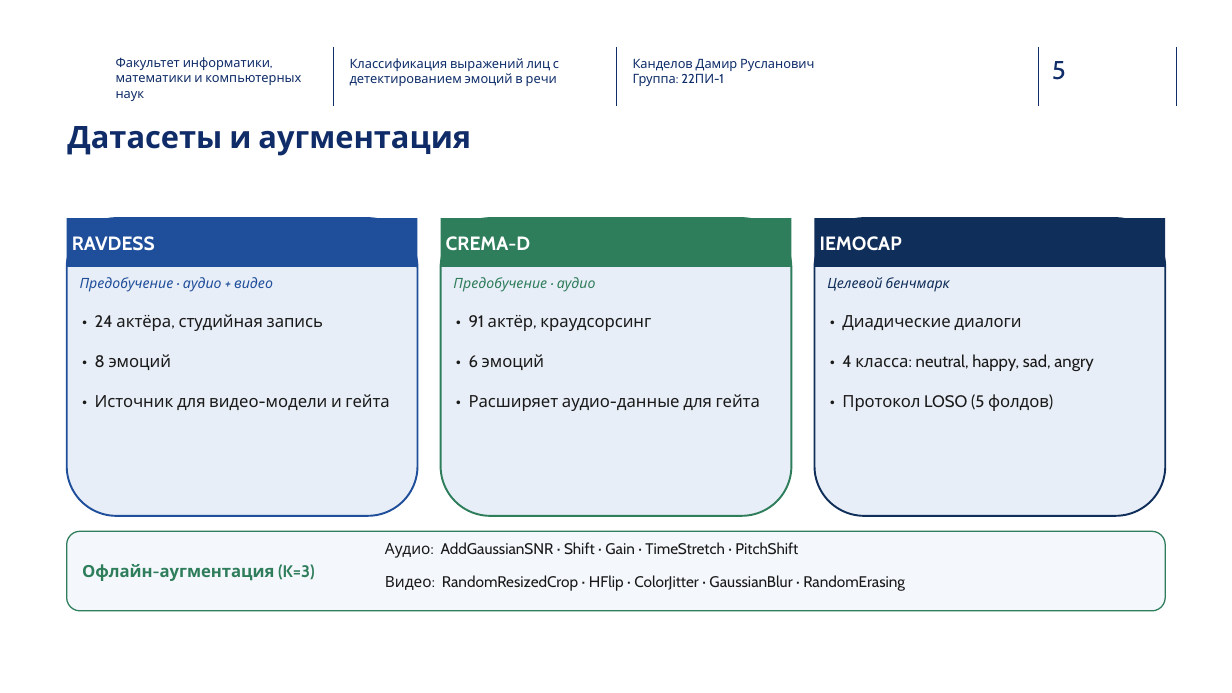
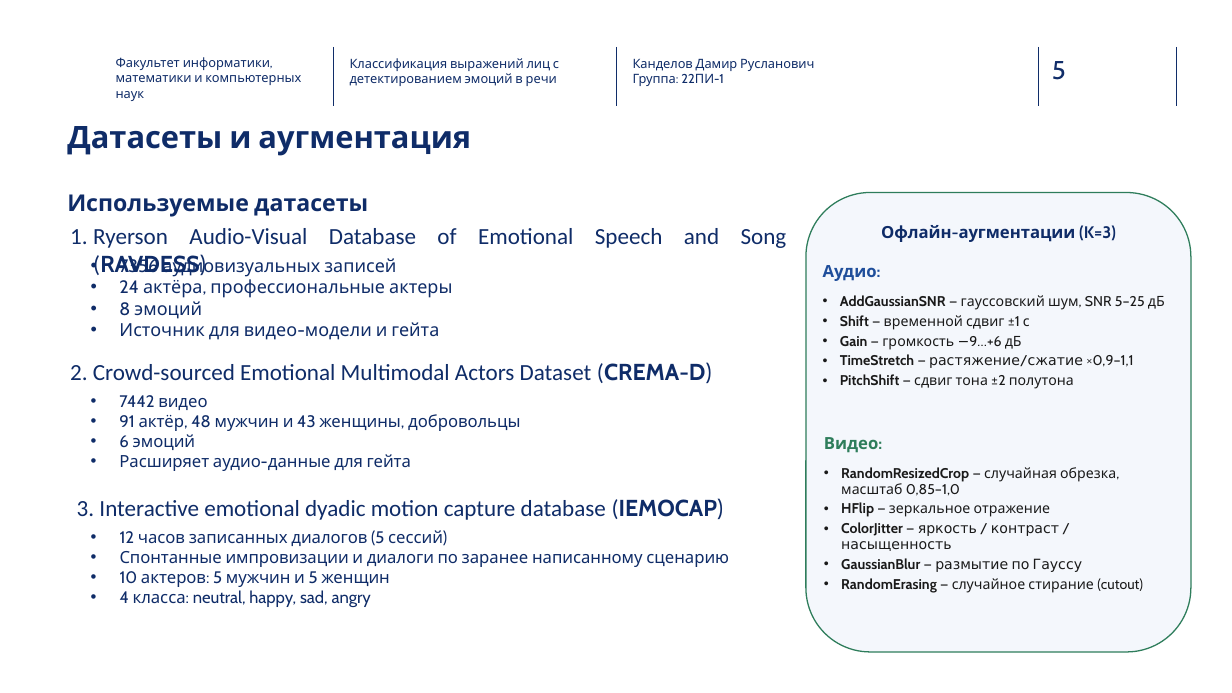
Before and after one commit to Kaparya/Classification-of-Facial-Expressions, a slide deck: slide 5 of Diploma_presentation.pptx. Drawn at 1232x693 pixels with LibreOffice and Linux fonts; fonts in the diff are those of the drawing; background and template pictures are left out. Boxes give left, top, right and bottom in pixels: in the first picture for what was removed or moved away, otherwise in the second. Text is boxed around its words. In the diff, an @@ line names an element or a change of style, - is before the commit and + after.

```diff
--- a/Diploma_presentation.pptx
+++ b/Diploma_presentation.pptx
@@ text added at [67,194,368,216], 18 pt, text #0F2C68, bold @@
+Используемые датасеты
@@ rounded rectangle: place and size @@
-rounded rectangle at [67,531,1165,611]
+rounded rectangle at [806,192,1191,652]
@@ rounded rectangle removed at [67,218,418,516] @@
@@ rectangle removed at [67,218,418,267] @@
-RAVDESS
@@ text added at [93,228,787,248], 18 pt, text #0F2C68 @@
+1. Ryerson Audio-Visual Database of Emotional Speech and Song (RAVDESS)
@@ rounded rectangle removed at [441,218,792,516] @@
@@ rectangle removed at [441,218,792,267] @@
-CREMA-D
@@ rounded rectangle removed at [814,218,1165,516] @@
@@ rectangle removed at [814,218,1165,267] @@
-IEMOCAP
@@ text at [881,225,1116,242]: text changed; text colour #2E7D5B to #0F2C68 @@
-Офлайн-аугментация (K=3)
+Офлайн-аугментации (K=3)
@@ text at [119,255,452,340]: text changed; size 13 to 14 pt; text colour #1A1A1A to #0F2C68 @@
-• 24 актёра, студийная запись
-• 8 эмоций
-• Источник для видео-модели и гейта
+• 7356 аудиовизуальных записей
+• 24 актёра, профессиональные актеры
+  8 эмоций
+  Источник для видео-модели и гейта
@@ text at [823,265,1165,389]: text changed; size 12 to 11 pt @@
-Аудио: AddGaussianSNR · Shift · Gain · TimeStretch · PitchShift
+Аудио:
+• AddGaussianSNR — гауссовский шум, SNR 5–25 дБ
+• Shift — временной сдвиг ±1 с
+• Gain — громкость −9…+6 дБ
+• TimeStretch — растяжение/сжатие ×0,9–1,1
+• PitchShift — сдвиг тона ±2 полутона
@@ text removed at [80,277,273,292] @@
-Предобучение · аудио + видео
@@ text removed at [453,277,596,292] @@
-Предобучение · аудио
@@ text removed at [827,277,950,292] @@
-Целевой бенчмарк
@@ text added at [70,362,712,383], 18 pt, text #0F2C68 @@
+2. Crowd-sourced Emotional Multimodal Actors Dataset (CREMA-D)
@@ text at [119,395,520,471]: text changed; text colour #1A1A1A to #0F2C68 @@
-• 91 актёр, краудсорсинг
-• 6 эмоций
-• Расширяет аудио-данные для гейта
+• 7442 видео
+• 91 актёр, 48 мужчин и 43 женщины, добровольцы
+  6 эмоций
+  Расширяет аудио-данные для гейта
@@ text at [824,437,1143,593]: text changed; size 12 to 11 pt @@
-Видео: RandomResizedCrop · HFlip · ColorJitter · GaussianBlur · RandomErasing
+Видео:
+• RandomResizedCrop — случайная обрезка, масштаб 0,85–1,0
+• HFlip — зеркальное отражение
+• ColorJitter — яркость / контраст / насыщенность
+• GaussianBlur — размытие по Гауссу
+• RandomErasing — случайное стирание (cutout)
@@ text added at [77,498,724,520], 18 pt, text #0F2C68 @@
+3. Interactive emotional dyadic motion capture database (IEMOCAP)
@@ text at [120,530,729,607]: text changed; text colour #1A1A1A to #0F2C68 @@
-• Диадические диалоги
-• 4 класса: neutral, happy, sad, angry
-• Протокол LOSO (5 фолдов)
+• 12 часов записанных диалогов (5 сессий)
+• Спонтанные импровизации и диалоги по заранее написанному сценарию
+• 10 актеров: 5 мужчин и 5 женщин
+  4 класса: neutral, happy, sad, angry
```
Also in this commit, not shown: 5 other slides changed, 1 other file.
